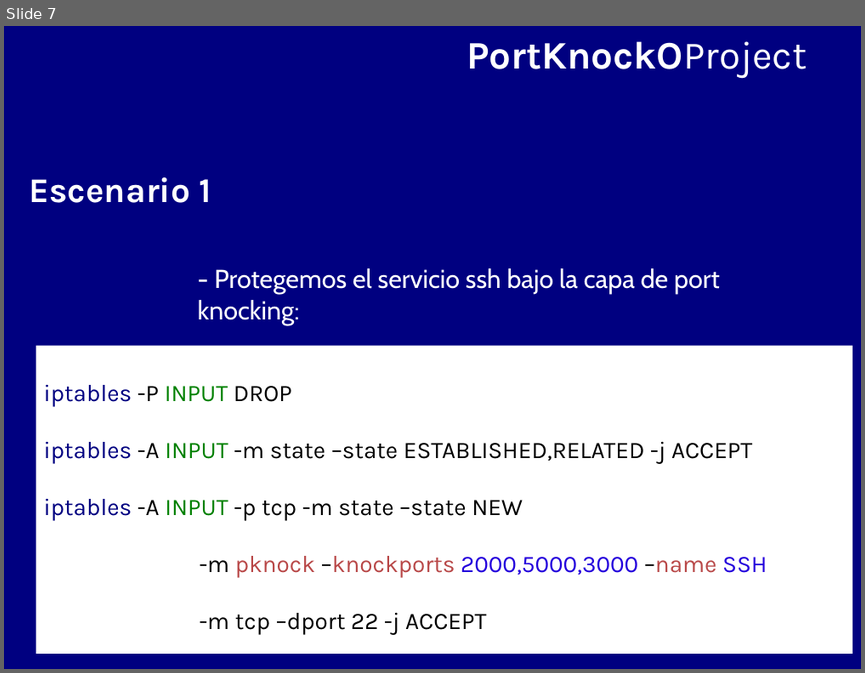
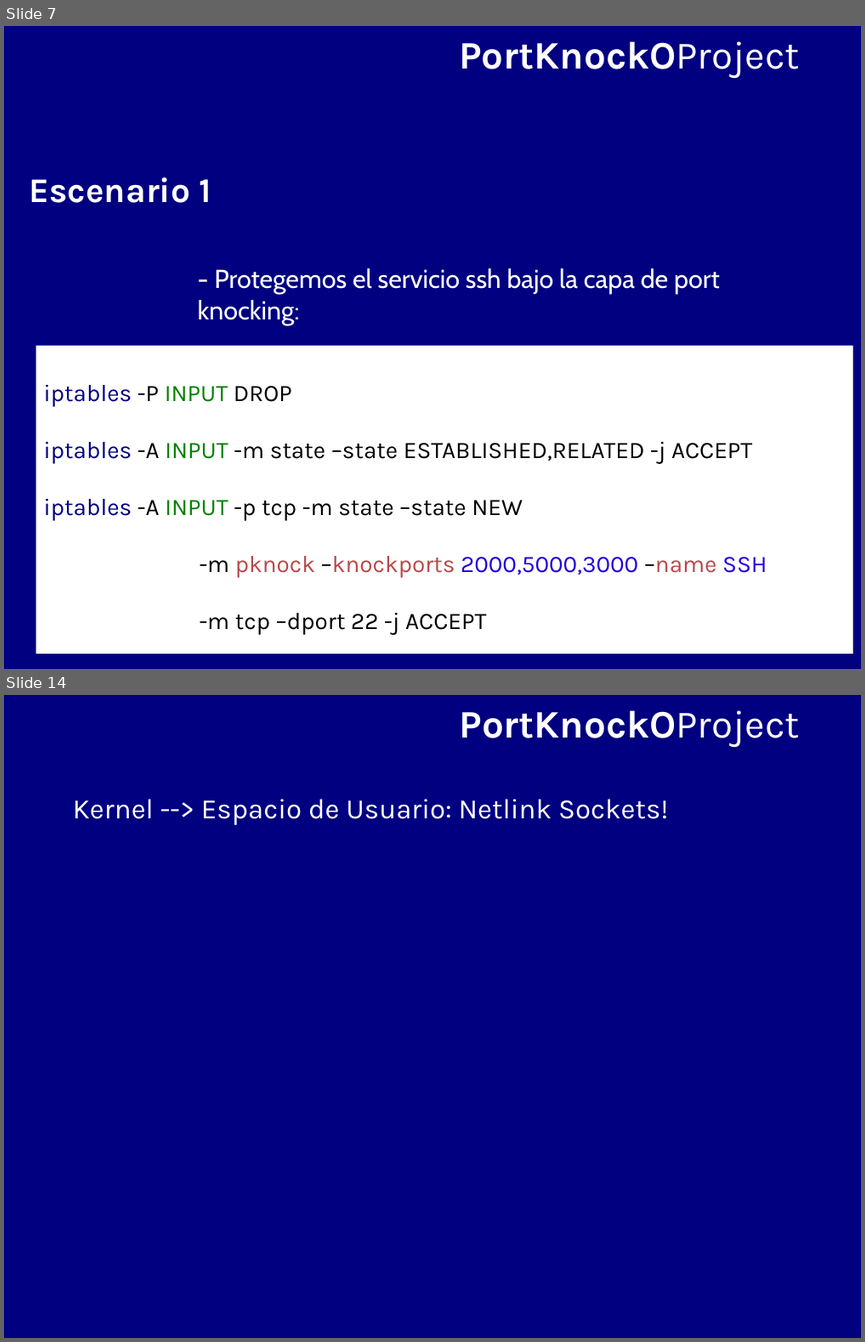
Before and after one commit to BackupTheBerlios/portknocko-svn, a slide deck: trunk/jornadas/jornadas.odp. Shown one above the other, each under a label of ours: slide 7 before the commit, slides 7 and 14 after it; the slides between them are not shown. The pictures are 865x673 and 865x1342 pixels, drawn with LibreOffice and Linux fonts; fonts in the diff are those of the drawing. Boxes give left, top, right and bottom in pixels: in the first picture for what was removed or moved away, otherwise in the second. Text is boxed around its words. In the diff, an @@ line names an element or a change of style, - is before the commit and + after.

```diff
--- a/trunk/jornadas/jornadas.odp
+++ b/trunk/jornadas/jornadas.odp
@@ slide 14 added at bbox=[4, 695, 861, 1338], background #000080 @@
@@ text added at bbox=[460, 710, 800, 747], 36 pt, text #FFFFFF, bold @@
+PortKnockOProject
@@ text added at bbox=[73, 799, 668, 825], 26 pt, text #FFFFFF @@
+Kernel --> Espacio de Usuario: Netlink Sockets!
@@ slide 7 changed as well @@
@@ text "PortKnockOProject": place and size @@
-text "PortKnockOProject" at bbox=[466, 41, 806, 78]
+text "PortKnockOProject" at bbox=[459, 41, 799, 78]
```
Also in this commit, not shown: 6 other slides changed, 7 other slides added, 1 other file.
